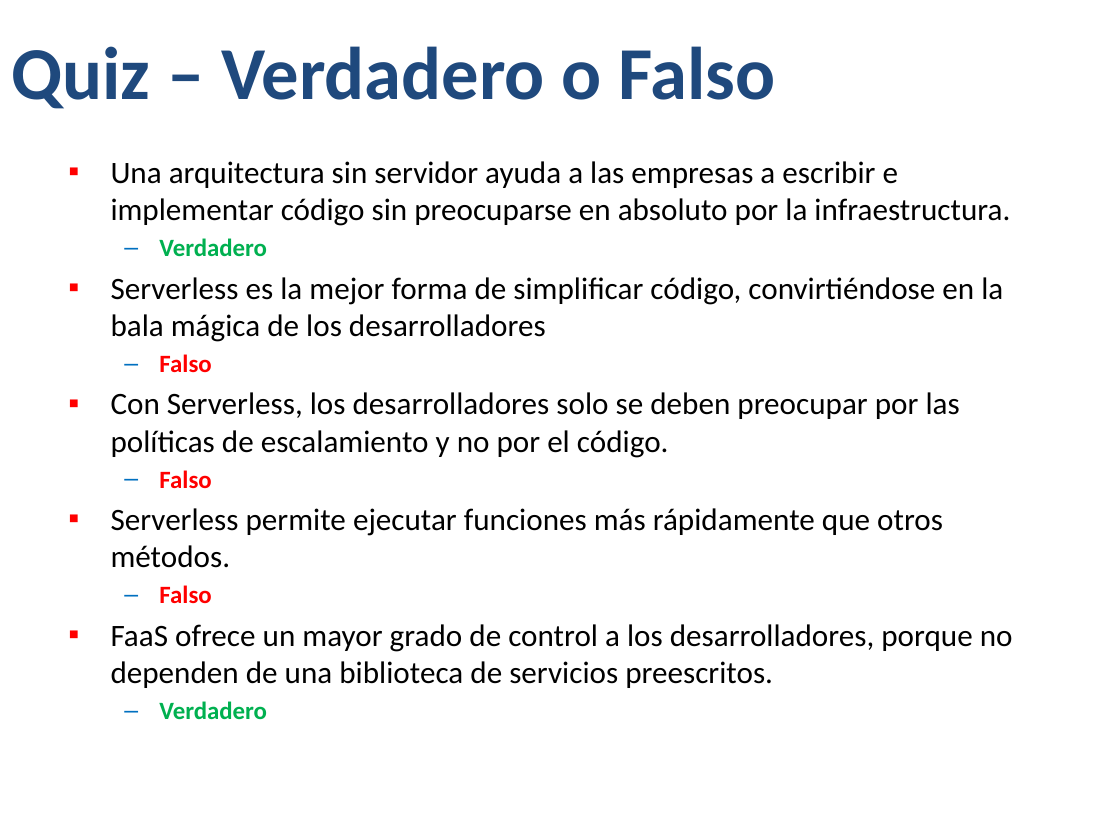
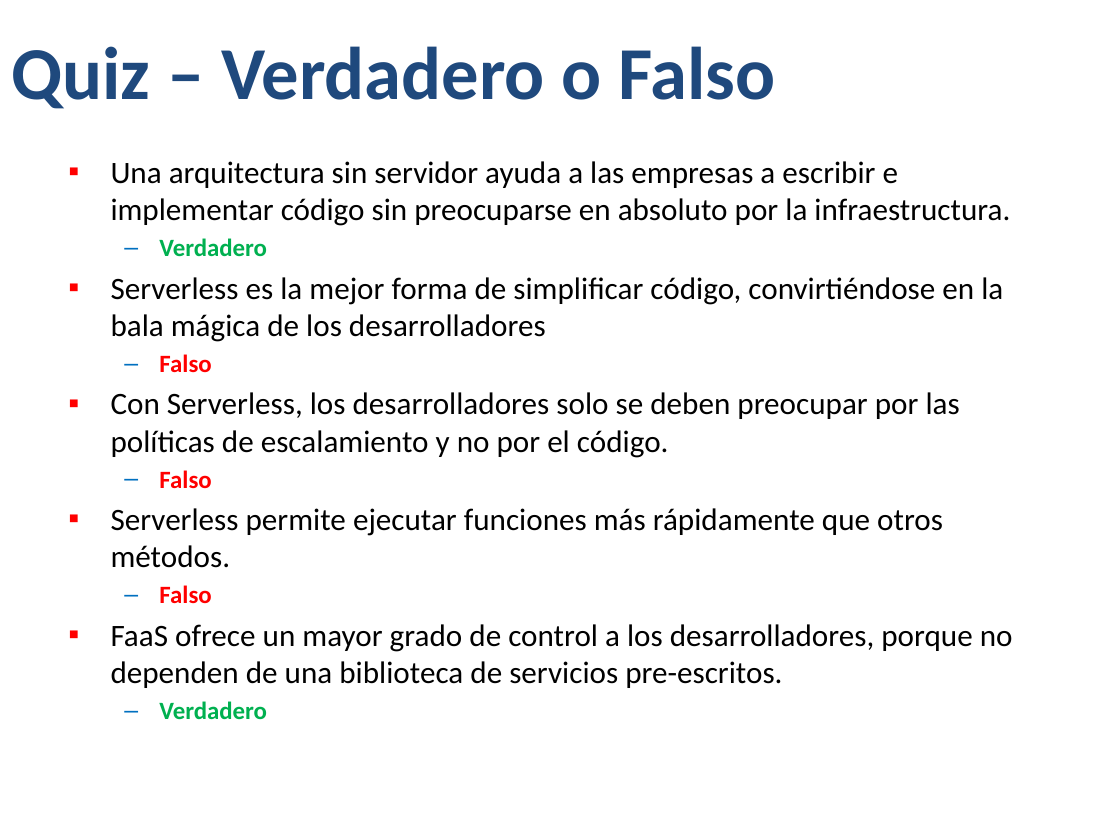
Before and after one commit to Jucer74/ServicesDevelopment, a slide deck: slide 10 of Classes/SvcDev-08-Serverless.pptx. Drawn at 1120x840 pixels with LibreOffice and Linux fonts; fonts in the diff are those of the drawing; background and template pictures are left out. Boxes give left, top, right and bottom in pixels: in the first picture for what was removed or moved away, otherwise in the second. Text is boxed around its words. In the diff, an @@ line names an element or a change of style, - is before the commit and + after.

```diff
--- a/Classes/SvcDev-08-Serverless.pptx
+++ b/Classes/SvcDev-08-Serverless.pptx
@@ text at [111,624,1013,688]: text changed @@
-▪ FaaS ofrece un mayor grado de control a los desarrolladores, porque no dependen de una biblioteca de servicios preescritos.
+▪ FaaS ofrece un mayor grado de control a los desarrolladores, porque no dependen de una biblioteca de servicios pre-escritos.
```
Also in this commit, not shown: 1 other file.
